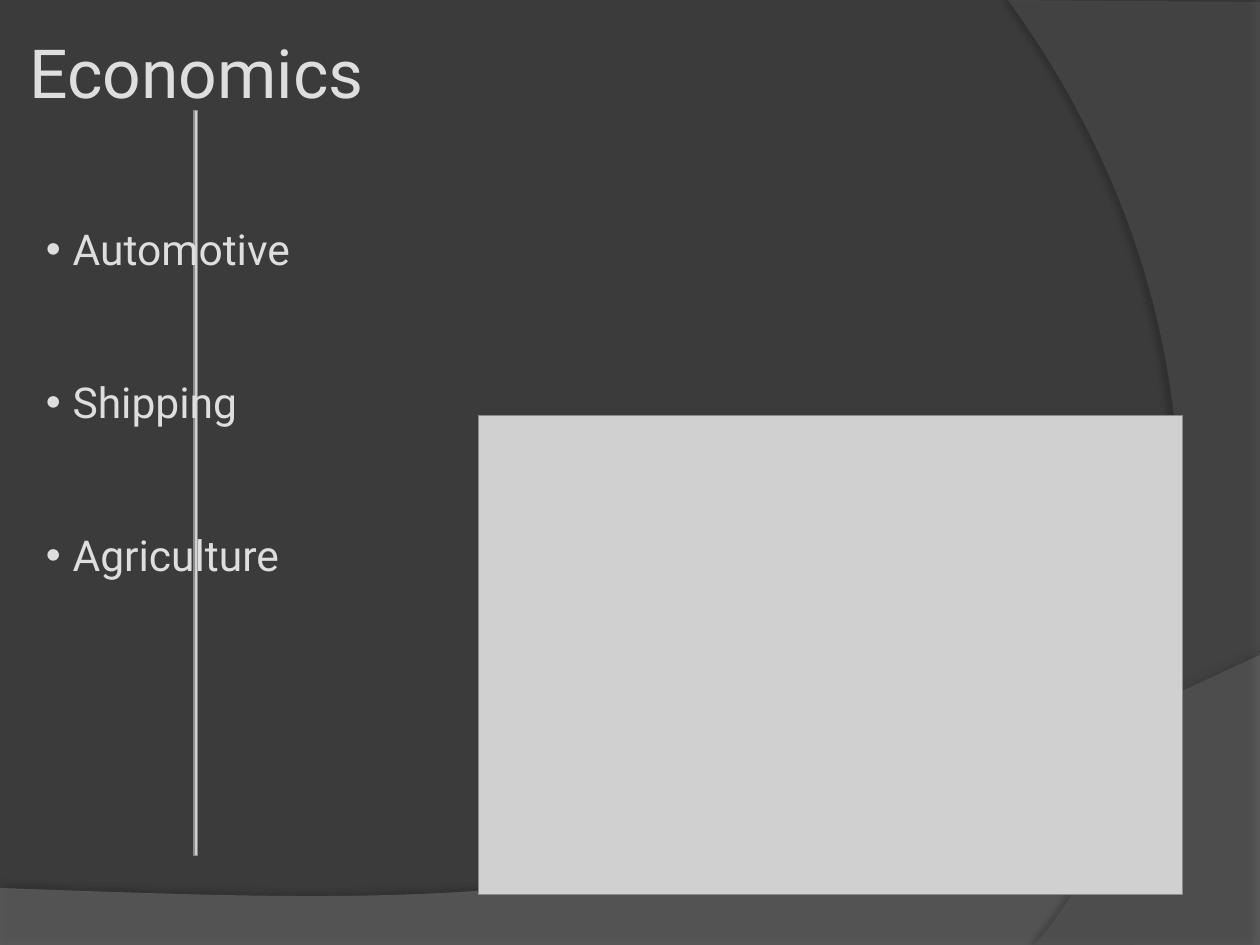
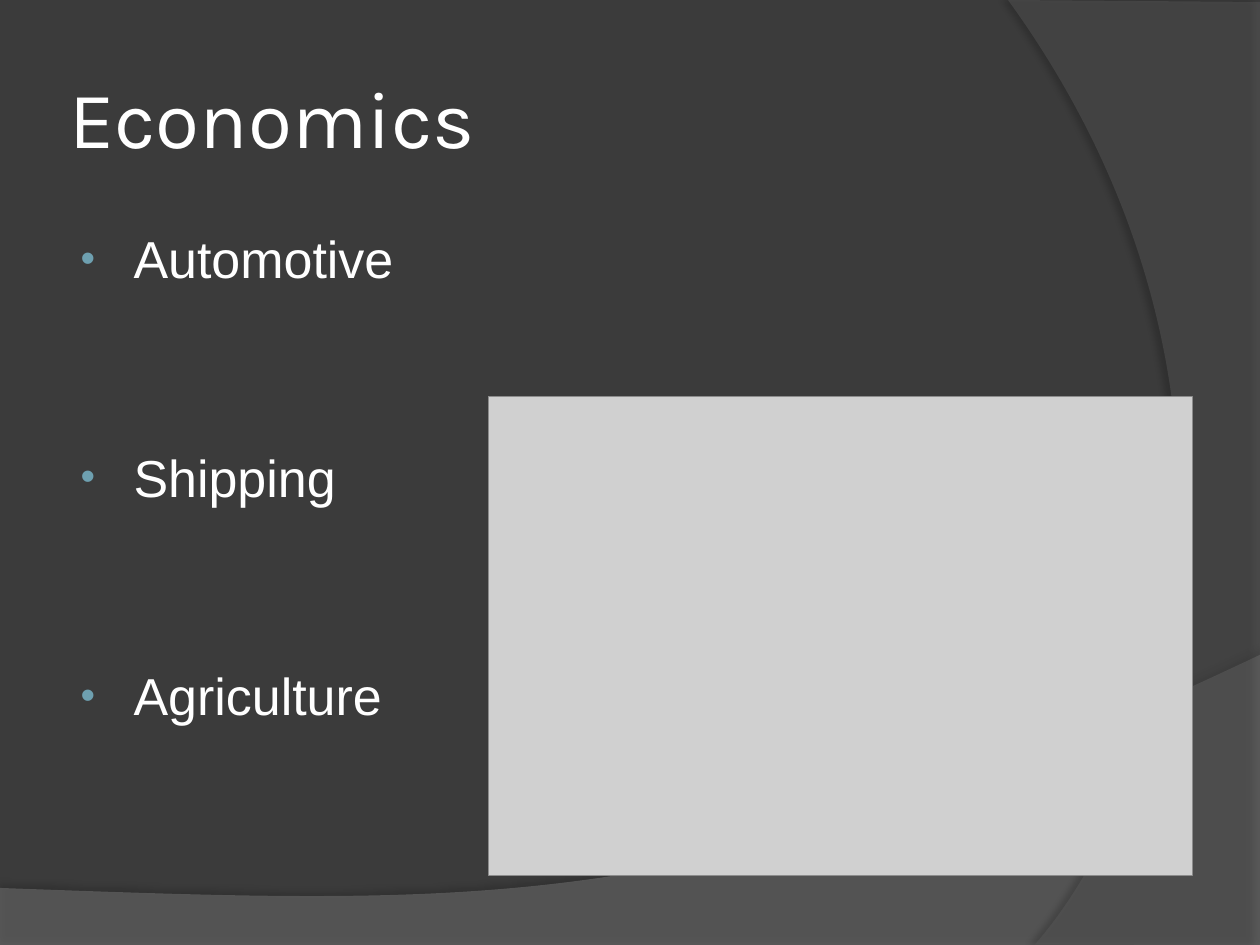
Before and after one commit to abhishekori/team-sexy-awesome-repository-of-awesomeness-----sexy, a slide deck: slide 7 of artififical intelligence.pptx. Drawn at 1260x945 pixels with LibreOffice and Linux fonts; fonts in the diff are those of the drawing; grey boxes stand for pictures. Boxes give left, top, right and bottom in pixels: in the first picture for what was removed or moved away, otherwise in the second. Text is boxed around its words. In the diff, an @@ line names an element or a change of style, - is before the commit and + after.

```diff
--- a/artififical intelligence.pptx
+++ b/artififical intelligence.pptx
@@ title "Economics": place and size @@
-title "Economics" at [30, 49, 364, 115]
+title "Economics" at [69, 92, 474, 149]
@@ title "Economics" at [69, 92, 474, 149]: size 43 to 51 pt, font Roboto to Karla, text colour #DEDEDE to #FFFFFF; line spacing 0.95 to 1; vertical alignment top to middle @@
@@ picture removed at [194, 110, 197, 855] @@
@@ text "Automotive": place and size @@
-text "Automotive" at [73, 226, 290, 582]
+text "Automotive" at [134, 240, 394, 725]
@@ text "Automotive" at [134, 240, 394, 725]: size 27 to 33 pt, font Roboto to Arial, text colour #DEDEDE to #FFFFFF; indent changed; more space between paragraphs @@
@@ picture: place and size @@
-picture at [479, 416, 1183, 895]
+picture at [489, 397, 1193, 876]
```
Also in this commit, not shown: 4 other slides changed, 3 slides added, 4 slides removed.
